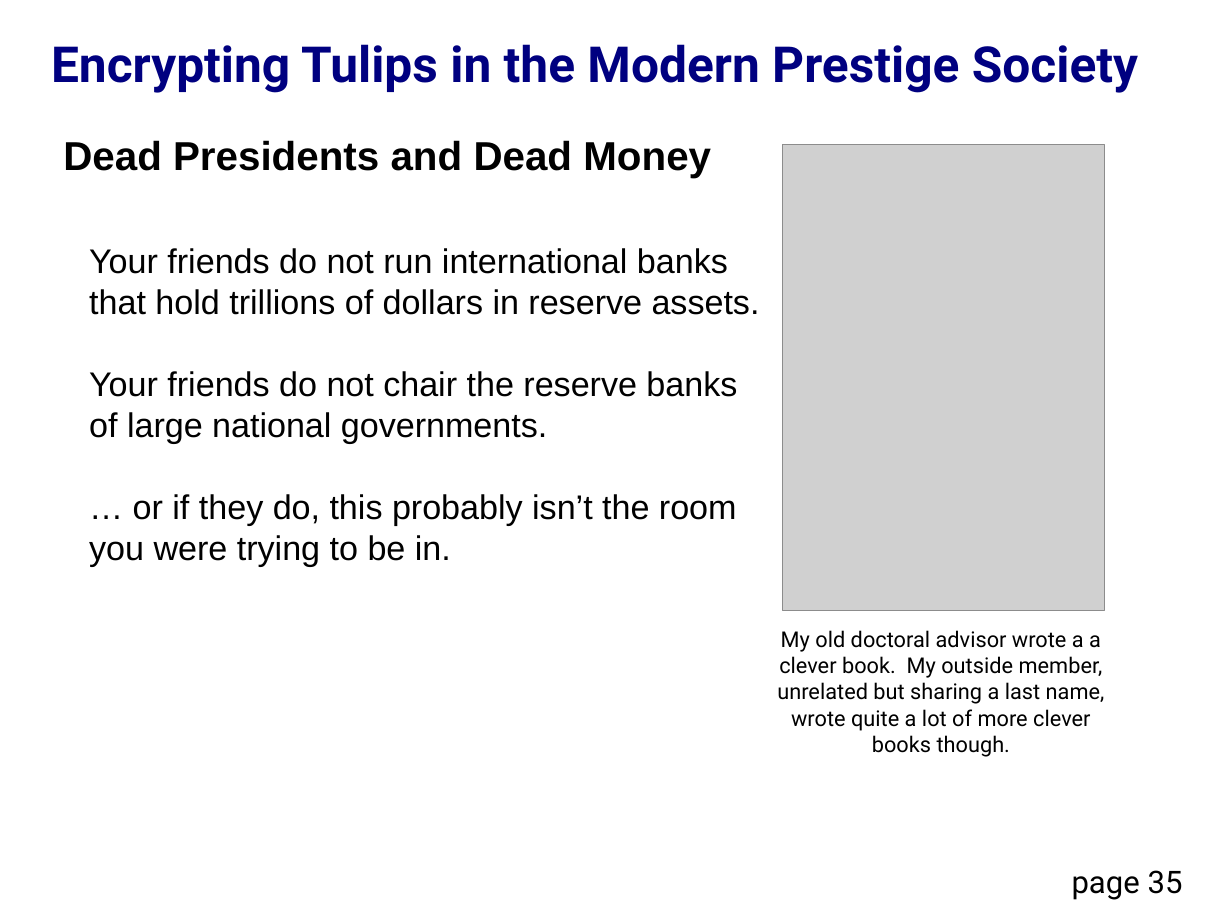
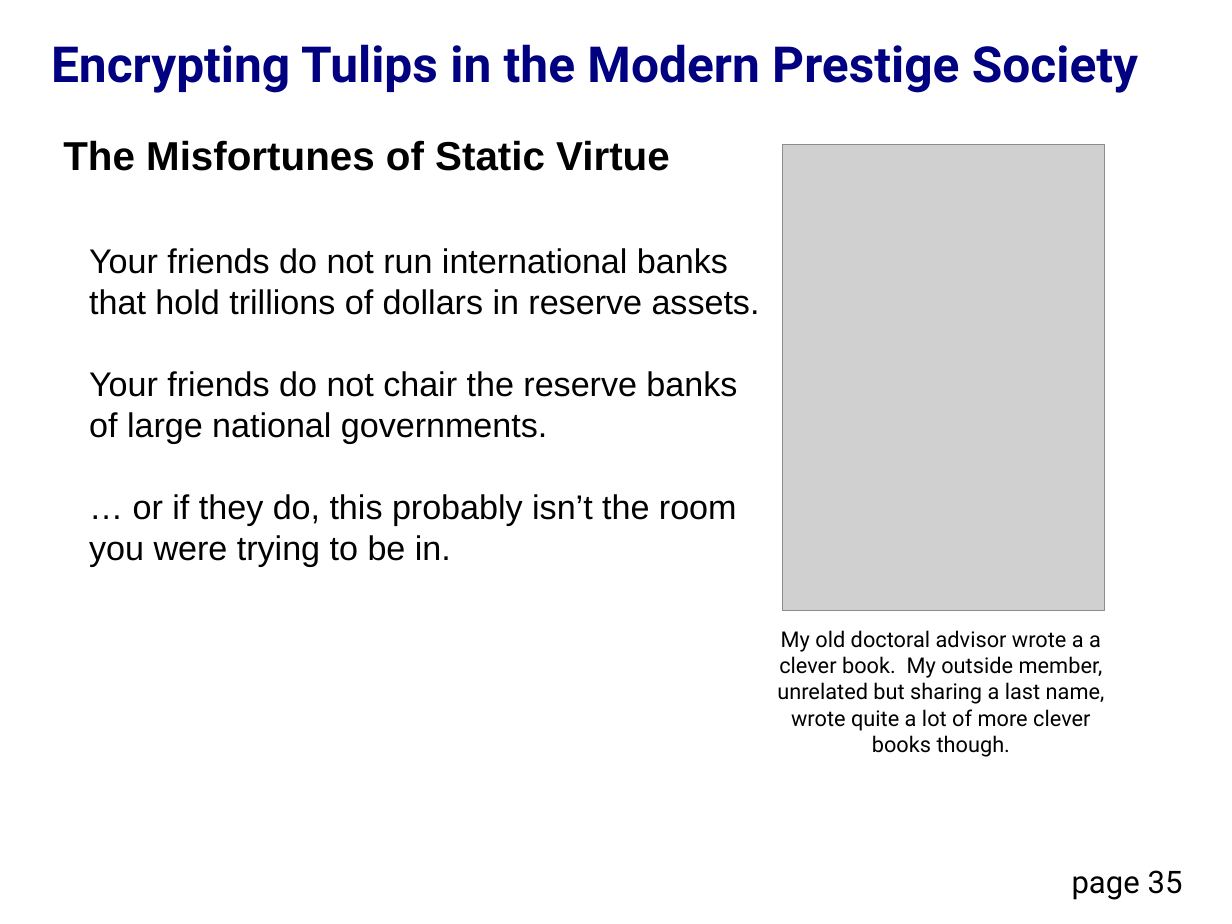
Before and after one commit to DavidMertz/Encrypting_Tulips, a slide deck: slide 35 of Encrypting_Tulips.odp. Drawn at 1232x924 pixels with LibreOffice and Linux fonts; fonts in the diff are those of the drawing; grey boxes stand for pictures. Boxes give left, top, right and bottom in pixels: in the first picture for what was removed or moved away, otherwise in the second. Text is boxed around its words. In the diff, an @@ line names an element or a change of style, - is before the commit and + after.

```diff
--- a/Encrypting_Tulips.odp
+++ b/Encrypting_Tulips.odp
@@ text at (63, 140, 670, 171): text changed @@
-Dead Presidents and Dead Money
+The Misfortunes of Static Virtue
```
Also in this commit, not shown: 3 other slides changed, 2 other files.
